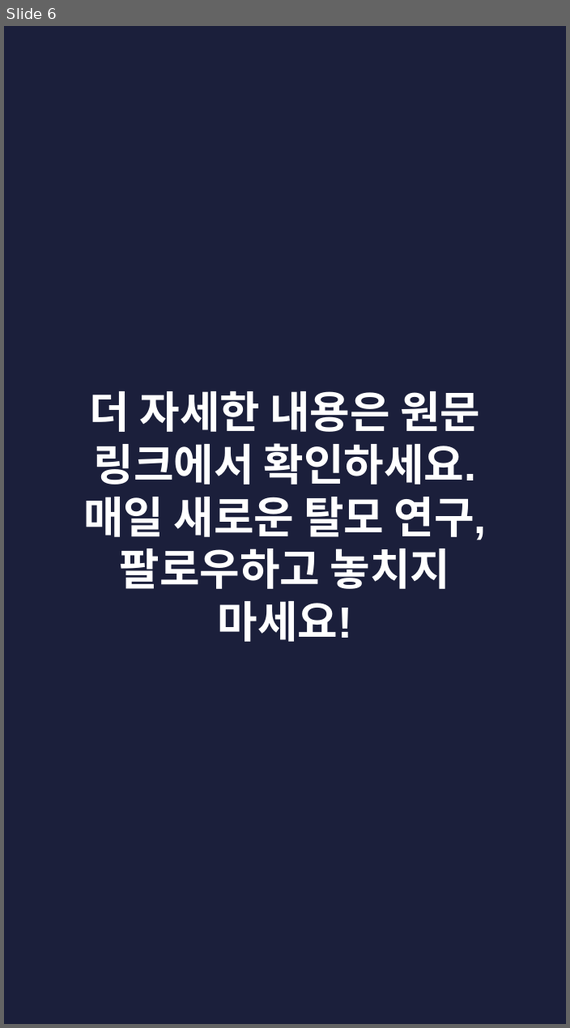
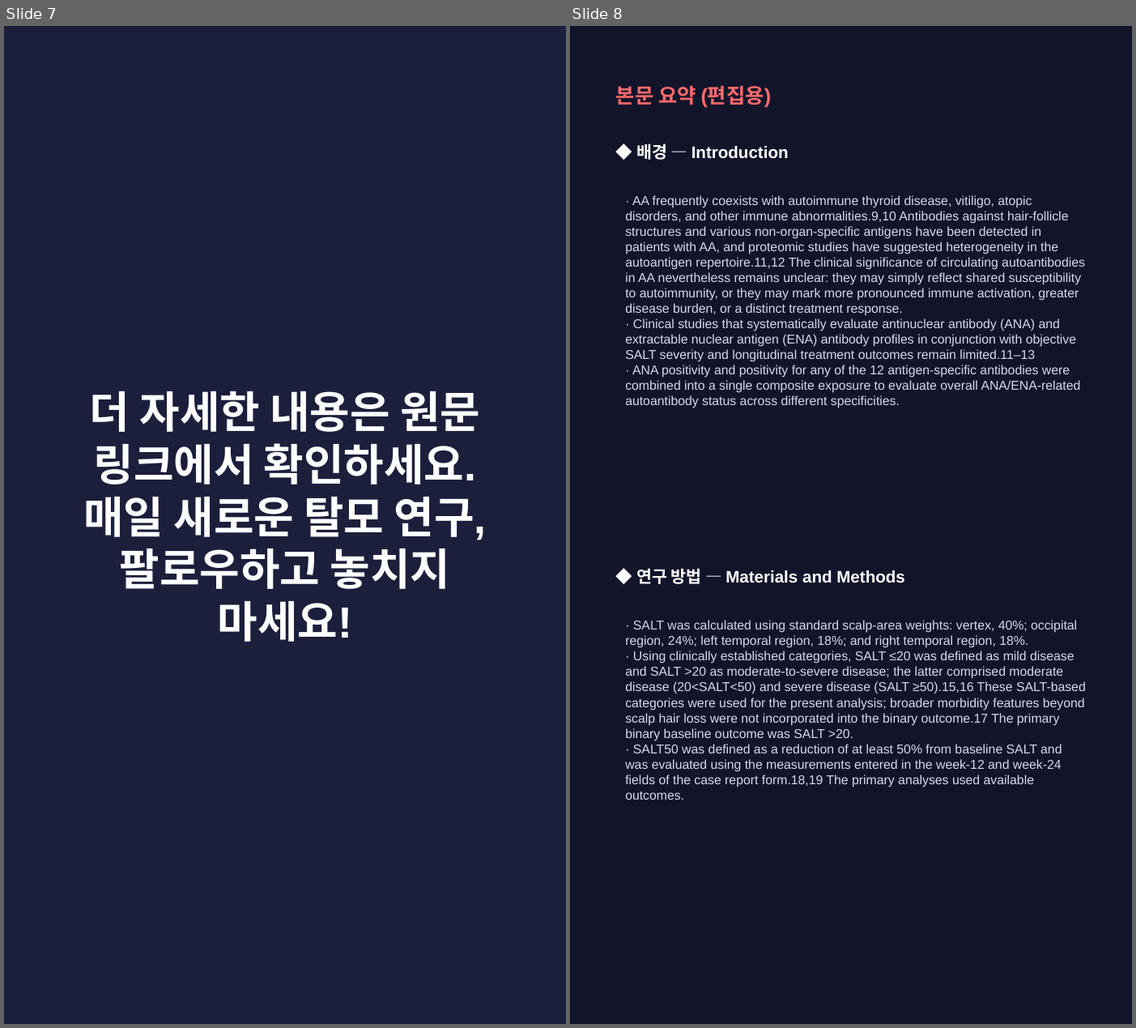
Before and after one commit to hyokang2010-BJ-ANTH/product-builder-test, a slide deck: pwa/data/latest/slides.pptx. Shown side by side, each under a label of ours: slide 6 before the commit, slides 7 and 8 after it. The pictures are 570x1028 and 1136x1028 pixels, drawn with LibreOffice and Linux fonts; fonts in the diff are those of the drawing. Boxes give left, top, right and bottom in pixels: in the first picture for what was removed or moved away, otherwise in the second. Text is boxed around its words. In the diff, an @@ line names an element or a change of style, - is before the commit and + after.

```diff
--- a/pwa/data/latest/slides.pptx
+++ b/pwa/data/latest/slides.pptx
@@ slide 8 added at box(570, 26, 1132, 1024), background #12142A @@
@@ text added at box(616, 85, 772, 108), 16 pt, text #FF6B6B, bold @@
+본문 요약 (편집용)
@@ text added at box(636, 143, 789, 160), 13 pt, text #FFFFFF, bold @@
+◆ 배경 — Introduction
@@ text added at box(625, 195, 1085, 408), 10 pt, text #D5D8EA @@
+· AA frequently coexists with autoimmune thyroid disease, vitiligo, atopic disorders, and other immune abnormalities.9,10 Antibodies against hair-follicle structures and various non-organ-specific antigens have been detected in patients with AA, and proteomic studies have suggested heterogeneity in the autoantigen repertoire.11,12 The clinical significance of circulating autoantibodies in AA nevertheless remains unclear: they may simply reflect shared susceptibility to autoimmunity, or they may mark more pronounced immune activation, greater disease burden, or a distinct treatment response.
+· Clinical studies that systematically evaluate antinuclear antibody (ANA) and extractable nuclear antigen (ENA) antibody profiles in conjunction with objective SALT severity and longitudinal treatment outcomes remain limited.11–13
+· ANA positivity and positivity for any of the 12 antigen-specific antibodies were combined into a single composite exposure to evaluate overall ANA/ENA-related autoantibody status across different specificities.
@@ text added at box(636, 568, 905, 584), 13 pt, text #FFFFFF, bold @@
+◆ 연구 방법 — Materials and Methods
@@ text added at box(625, 620, 1086, 800), 10 pt, text #D5D8EA @@
+· SALT was calculated using standard scalp-area weights: vertex, 40%; occipital region, 24%; left temporal region, 18%; and right temporal region, 18%.
+· Using clinically established categories, SALT ≤20 was defined as mild disease and SALT >20 as moderate-to-severe disease; the latter comprised moderate disease (20<SALT<50) and severe disease (SALT ≥50).15,16 These SALT-based categories were used for the present analysis; broader morbidity features beyond scalp hair loss were not incorporated into the binary outcome.17 The primary binary baseline outcome was SALT >20.
+· SALT50 was defined as a reduction of at least 50% from baseline SALT and was evaluated using the measurements entered in the week-12 and week-24 fields of the case report form.18,19 The primary analyses used available outcomes.
@@ what was slide 6 is now slide 7 @@
```
Also in this commit, not shown: 2 slides changed, 6 other slides added, 4 slides removed, 28 other files.
